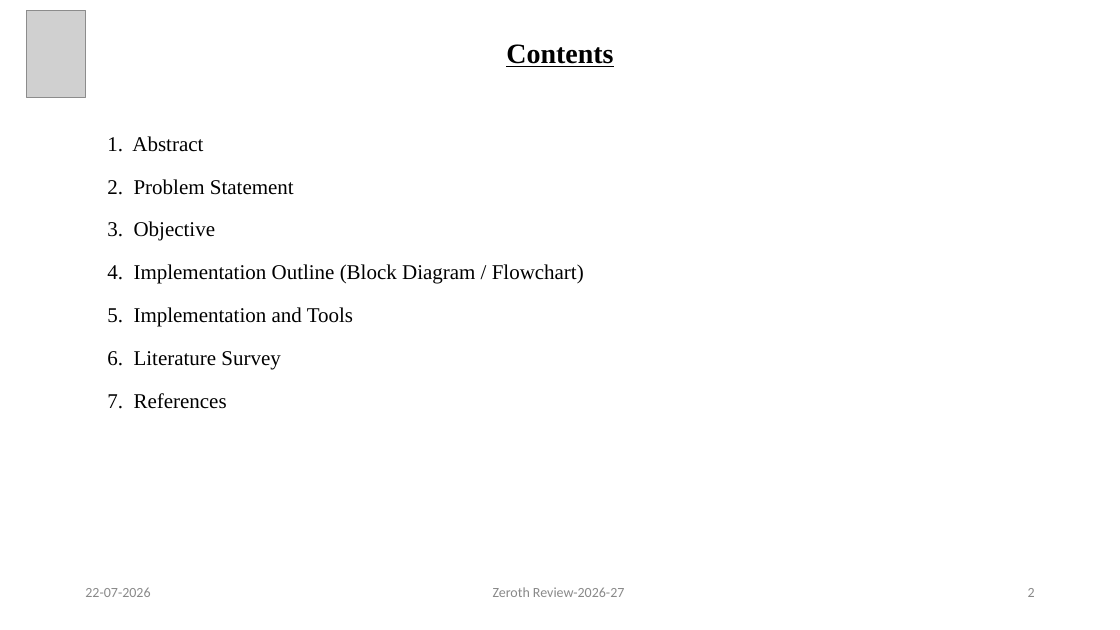
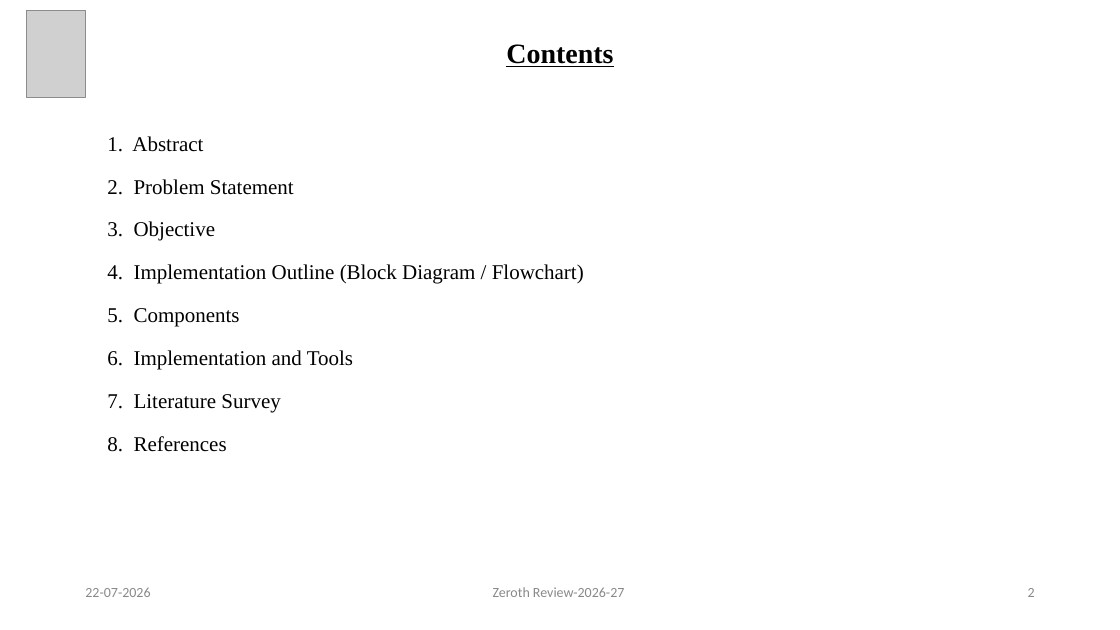
Before and after one commit to KiranPranay/moosi-bms, a slide deck: slide 2 of docs/reviews/zeroth-review/Predictive_BMS_Zeroth_Review.pptx. Drawn at 1120x630 pixels with LibreOffice and Linux fonts; fonts in the diff are those of the drawing; grey boxes stand for pictures. Boxes give left, top, right and bottom in pixels: in the first picture for what was removed or moved away, otherwise in the second. Text is boxed around its words. In the diff, an @@ line names an element or a change of style, - is before the commit and + after.

Commit message:
docs: add a components slide to the zeroth review
A plain list of the main parts, how many of each, and what each one is for.
It sits between the implementation outline and the tools, so the deck reads
as how it works, what it is made of, then what it is built with.

Kept at the level a zeroth review needs: no part numbers, no specifications
and no costs. The priced bill of materials stays in the first review.

```diff
--- a/docs/reviews/zeroth-review/Predictive_BMS_Zeroth_Review.pptx
+++ b/docs/reviews/zeroth-review/Predictive_BMS_Zeroth_Review.pptx
@@ text at box(107, 308, 353, 452): text changed @@
-5. Implementation and Tools
-6. Literature Survey
-7. References
+5. Components
+6. Implementation and Tools
+7. Literature Survey
+8. References
```
Also in this commit, not shown: 4 other slides changed, 1 slide added, 3 other files.
